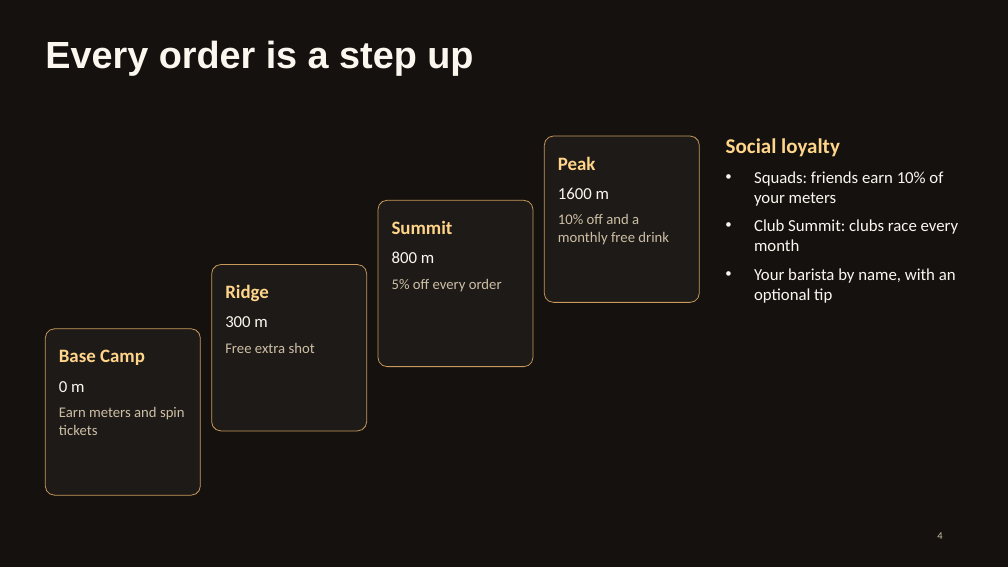
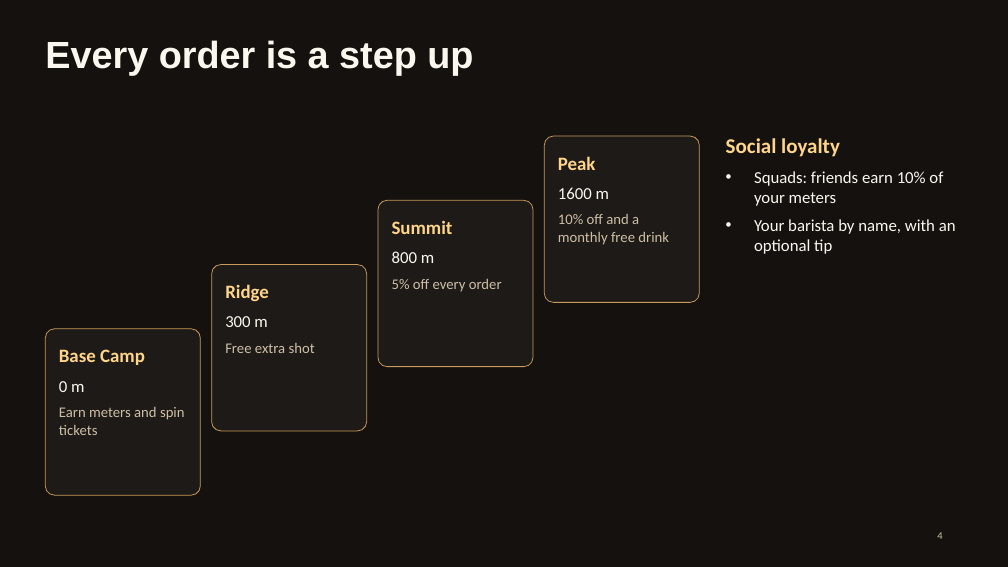
Before and after one commit to UroojAslamm/altitude, a slide deck: slide 4 of docs/ASCEND-pitch.pptx. Drawn at 1008x567 pixels with LibreOffice and Linux fonts; fonts in the diff are those of the drawing. Boxes give left, top, right and bottom in pixels: in the first picture for what was removed or moved away, otherwise in the second. Text is boxed around its words. In the diff, an @@ line names an element or a change of style, - is before the commit and + after.

```diff
--- a/docs/ASCEND-pitch.pptx
+++ b/docs/ASCEND-pitch.pptx
@@ text at [754,219,958,251]: paragraph removed @@
-• Club Summit: clubs race every month
```
Also in this commit, not shown: 1 other slide changed, 9 other files.
